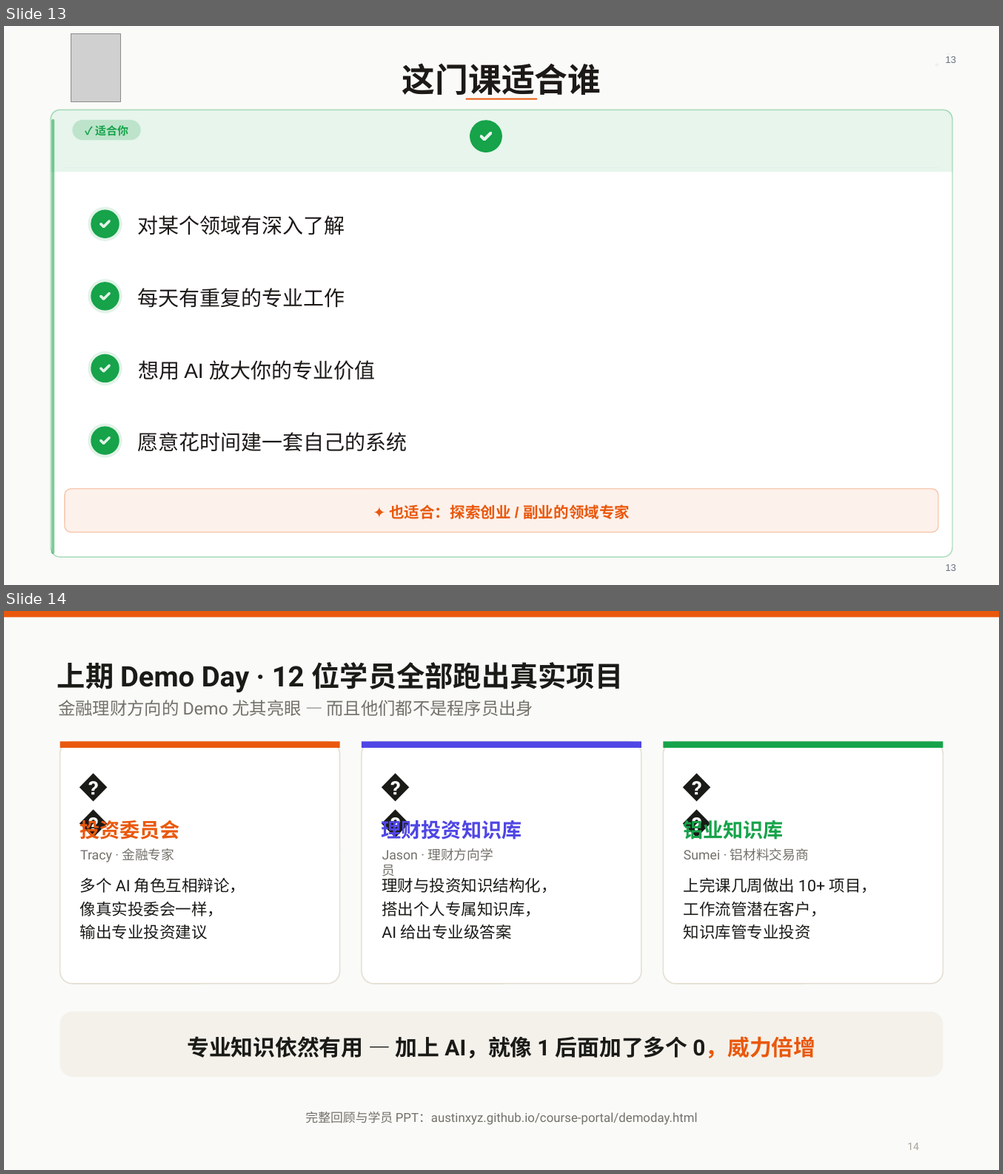
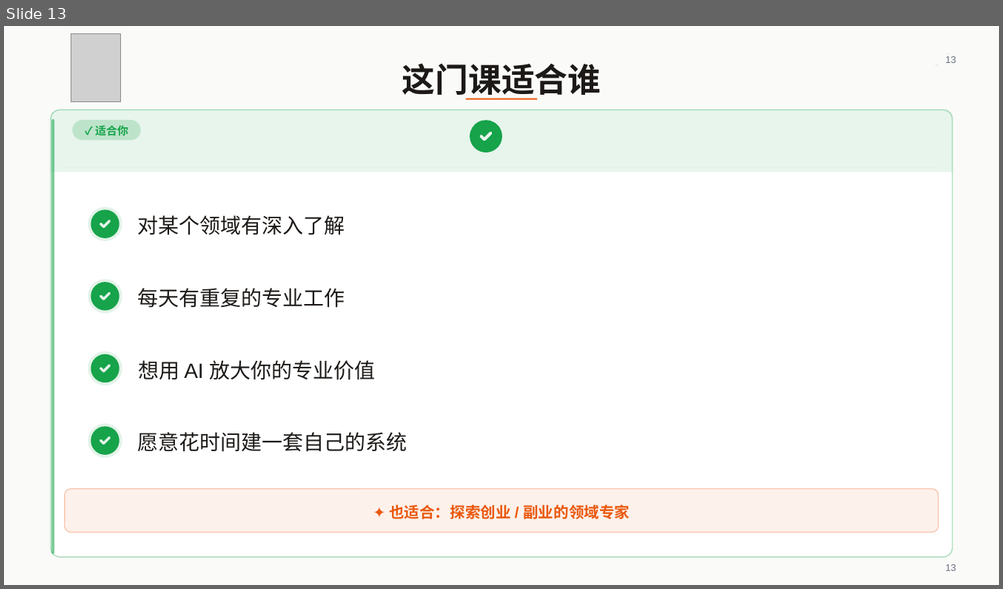
Before and after one commit to austinxyz/course-portal, a slide deck: dl/webinar-cowork-code-0806.pptx. Shown one above the other, each under a label of ours: slides 13 and 14 before the commit, slide 13 after it. The pictures are 1003x1174 and 1003x589 pixels, drawn with LibreOffice and Linux fonts; fonts in the diff are those of the drawing; grey boxes stand for pictures. Boxes give left, top, right and bottom in pixels: in the first picture for what was removed or moved away, otherwise in the second. Text is boxed around its words. In the diff, an @@ line names an element or a change of style, - is before the commit and + after.

Commit message:
publish course portal (2026-08-04)

```diff
--- a/dl/webinar-cowork-code-0806.pptx
+++ b/dl/webinar-cowork-code-0806.pptx
@@ slide 14 removed at (x1=4, y1=611, x2=999, y2=1170), background #FFFFFF @@
@@ rectangle removed at (x1=4, y1=611, x2=999, y2=1170) @@
@@ rectangle removed at (x1=4, y1=611, x2=999, y2=617) @@
@@ text removed at (x1=57, y1=662, x2=623, y2=692) @@
-上期 Demo Day · 12 位学员全部跑出真实项目
@@ text removed at (x1=58, y1=700, x2=534, y2=716) @@
-金融理财方向的 Demo 尤其亮眼 — 而且他们都不是程序员出身
@@ rounded rectangle removed at (x1=60, y1=741, x2=339, y2=984) @@
@@ rectangle removed at (x1=60, y1=741, x2=339, y2=747) @@
@@ rounded rectangle removed at (x1=361, y1=741, x2=640, y2=984) @@
@@ rectangle removed at (x1=361, y1=741, x2=640, y2=747) @@
@@ rounded rectangle removed at (x1=663, y1=741, x2=942, y2=984) @@
@@ rectangle removed at (x1=663, y1=741, x2=942, y2=747) @@
@@ text removed at (x1=79, y1=768, x2=103, y2=815) @@
-📈
@@ text removed at (x1=380, y1=768, x2=405, y2=815) @@
-💰
@@ text removed at (x1=681, y1=768, x2=706, y2=815) @@
-🏭
@@ text removed at (x1=79, y1=817, x2=179, y2=840) @@
-投资委员会
@@ text removed at (x1=381, y1=817, x2=522, y2=840) @@
-理财投资知识库
@@ text removed at (x1=683, y1=817, x2=782, y2=840) @@
-铝业知识库
@@ text removed at (x1=80, y1=849, x2=174, y2=863) @@
-Tracy · 金融专家
@@ text removed at (x1=382, y1=849, x2=492, y2=880) @@
-Jason · 理财方向学员
@@ text removed at (x1=683, y1=849, x2=808, y2=861) @@
-Sumei · 铝材料交易商
@@ text removed at (x1=381, y1=876, x2=556, y2=893) @@
-理财与投资知识结构化，
@@ text removed at (x1=80, y1=878, x2=245, y2=893) @@
-多个 AI 角色互相辩论，
@@ text removed at (x1=683, y1=878, x2=876, y2=893) @@
-上完课几周做出 10+ 项目，
@@ text removed at (x1=80, y1=902, x2=223, y2=917) @@
-像真实投委会一样，
@@ text removed at (x1=381, y1=902, x2=540, y2=917) @@
-搭出个人专属知识库，
@@ text removed at (x1=683, y1=902, x2=826, y2=917) @@
-工作流管潜在客户，
@@ text removed at (x1=80, y1=925, x2=208, y2=940) @@
-输出专业投资建议
@@ text removed at (x1=381, y1=925, x2=511, y2=940) @@
-AI 给出专业级答案
@@ text removed at (x1=683, y1=925, x2=811, y2=940) @@
-知识库管专业投资
@@ rounded rectangle removed at (x1=60, y1=1012, x2=943, y2=1077) @@
@@ text removed at (x1=187, y1=1037, x2=815, y2=1059) @@
-专业知识依然有用 — 加上 AI，就像 1 后面加了多个 0，威力倍增
@@ text removed at (x1=305, y1=1112, x2=697, y2=1125) @@
-完整回顾与学员 PPT：austinxyz.github.io/course-portal/demoday.html
@@ text removed at (x1=907, y1=1143, x2=919, y2=1150) @@
-14
```
Also in this commit, not shown: 3 slides changed, 4 other files.
